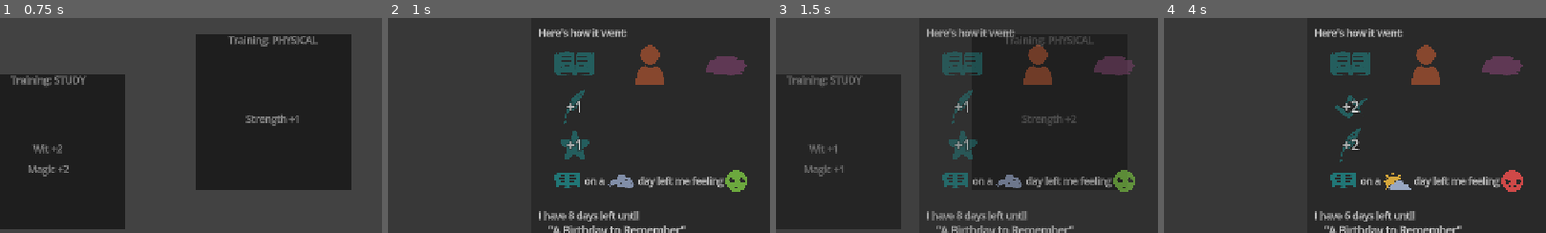
Above: before the commit, frames 1-4 (left to right).
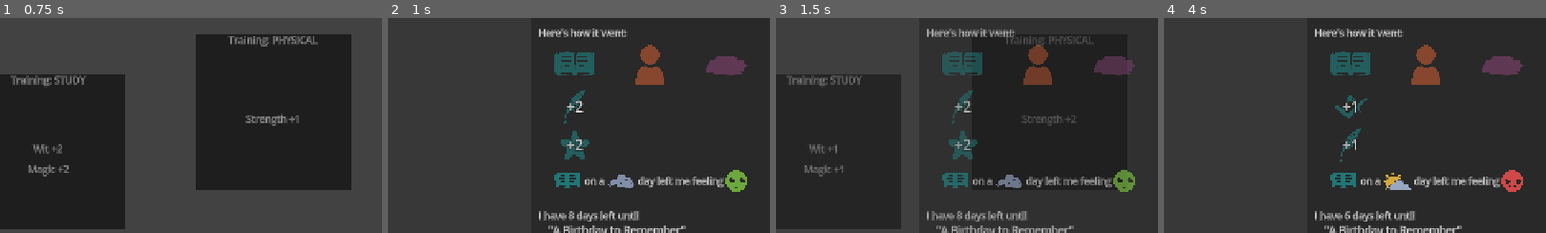
Above: after the commit, the same moments.

Repository: SamBumgardner/ld-58-game
Game: Godot game, scene res://src/gameplay/gameplay.tscn
Same seed, same stepped clock (60 frames per second), same inputs: the game is played once before the commit and once after it. The engine's default icon, where the game draws it, is replaced by a stand-in: a white triangle on a blue panel in a dark square.
Inputs (mouse positions are % of the whole screen's width and height, from its top left):
- Up to frame 1 (0.75 s): click (22, 60) at 0.52 s
- Up to frame 2 (1 s): no input
- Up to frame 3 (1.5 s): click "Continue to Next Day" at 1.25 s
- Up to frame 4 (4 s): click (22, 60) at 2.02 s; click "Continue to Next Day" at 2.75 s; click (22, 60) at 3.52 s
The pictures show only the part of the screen within x 16-66%, y 28-78%; the shares and areas given below are measured in that part.

Frame 1 is identical in both runs. In frame 2, 0.2% of the frame differs, in the area x 48-52%, y 38-63%; in frame 3, 0.1%; in frame 4, 0.2%.

Commit message:
Fix: show correct stat values during diary screen

Diff:
--- a/game/src/gameplay/gameplay.gd
+++ b/game/src/gameplay/gameplay.gd
@@ -42,6 +42,7 @@
 
 var activityOptions: Array[Activity] = [];
 var enhancedActivities: Array[ActivityEnhanced] = [];
+var selectedEnhancedActivity: ActivityEnhanced;
 var selectedActivity: Activity;
 var selectedActivityIndex: int;
 var lastOutcome: MajorOutcome;
@@ -127,7 +128,8 @@
 
 #region day sequence management
 func _onActivityConfirmed(activityIndex: int) -> void:
-    selectedActivity = activityOptions[activityIndex]
+    selectedEnhancedActivity = enhancedActivities[activityIndex];
+    selectedActivity = activityOptions[activityIndex];
     selectedActivityIndex = activityIndex;
     print_debug("activity confirmed");
     # starts fade-out, triggers next steps
@@ -151,7 +153,7 @@
     if dayCount != 0: # don't want to these steps if we're starting a fresh play
         var newDay = nextDayGenerator.getNextDay(dayManager.weather, dayManager.forecast, selectedActivity);
         newDay = dayManager.applyNewDay(newDay);
-        endDaySummary.setValues(selectedActivity.statType, enhancedActivities[selectedActivityIndex].enhancedIncreases,
+        endDaySummary.setValues(selectedActivity.statType, selectedEnhancedActivity.enhancedIncreases,
             previousWeather, dayManager.mood, daysTillMajorEvent, nextMajorEvent.title, player.characterName);
 
     activityOptions = ActivityGenerator.generateActivities(dayManager.getCurrentDay(), player);
